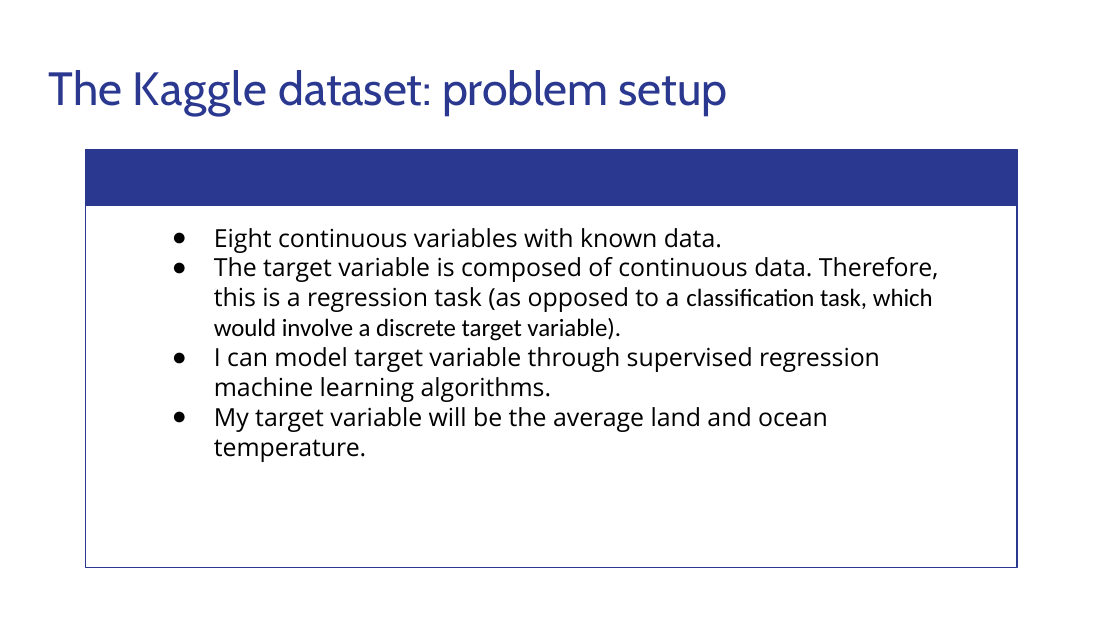
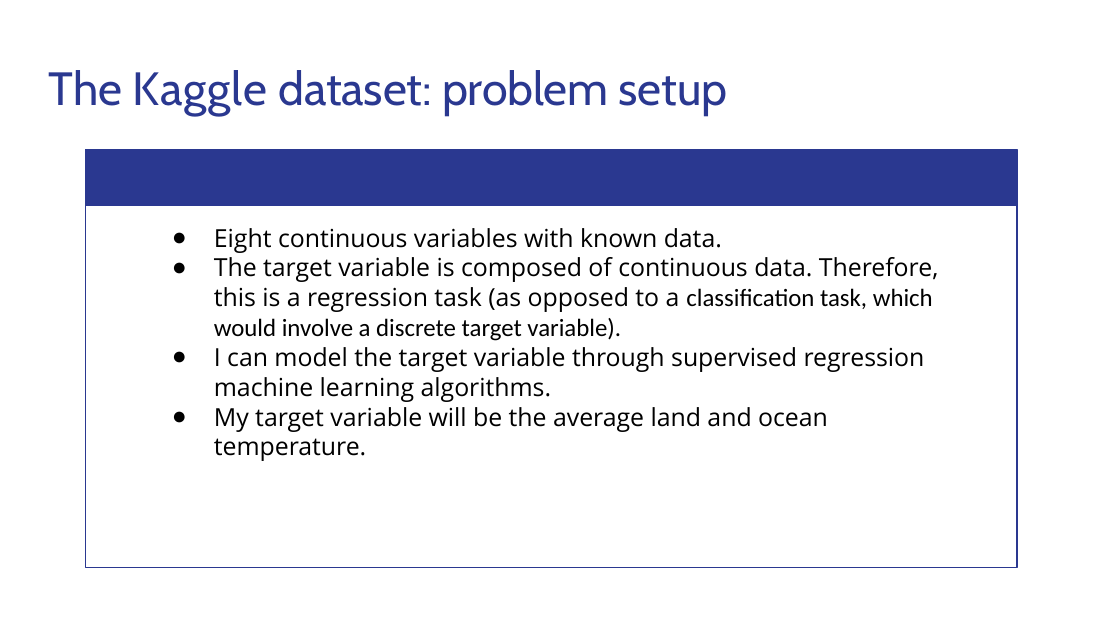
Before and after one commit to matthewshawnkehoe/Data-Science-Projects, a slide deck: slide 5 of Capstone Projects/Capstone_Two_Supervised_ML/Predicting_Temperature_Change.pptx. Drawn at 1120x630 pixels with LibreOffice and Linux fonts; fonts in the diff are those of the drawing. Boxes give left, top, right and bottom in pixels: in the first picture for what was removed or moved away, otherwise in the second. Text is boxed around its words. In the diff, an @@ line names an element or a change of style, - is before the commit and + after.

```diff
--- a/Capstone Projects/Capstone_Two_Supervised_ML/Predicting_Temperature_Change.pptx
+++ b/Capstone Projects/Capstone_Two_Supervised_ML/Predicting_Temperature_Change.pptx
@@ text at (214,347,925,402): text changed @@
-● I can model target variable through supervised regression machine learning algorithms.
+● I can model the target variable through supervised regression machine learning algorithms.
```
Also in this commit, not shown: 6 other slides changed, 2 slides added.
